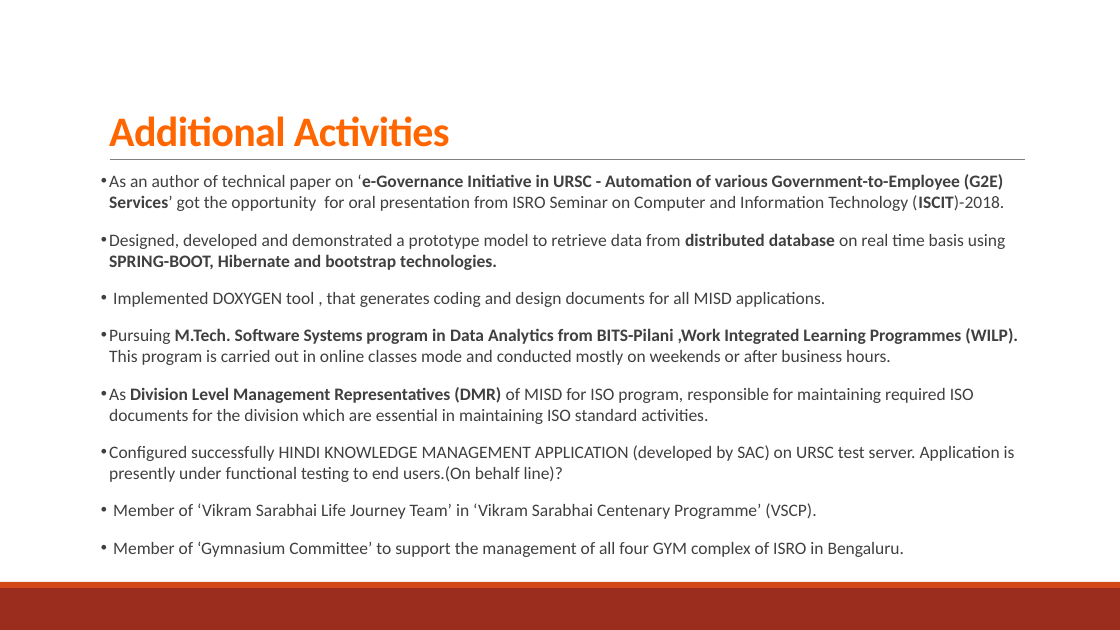
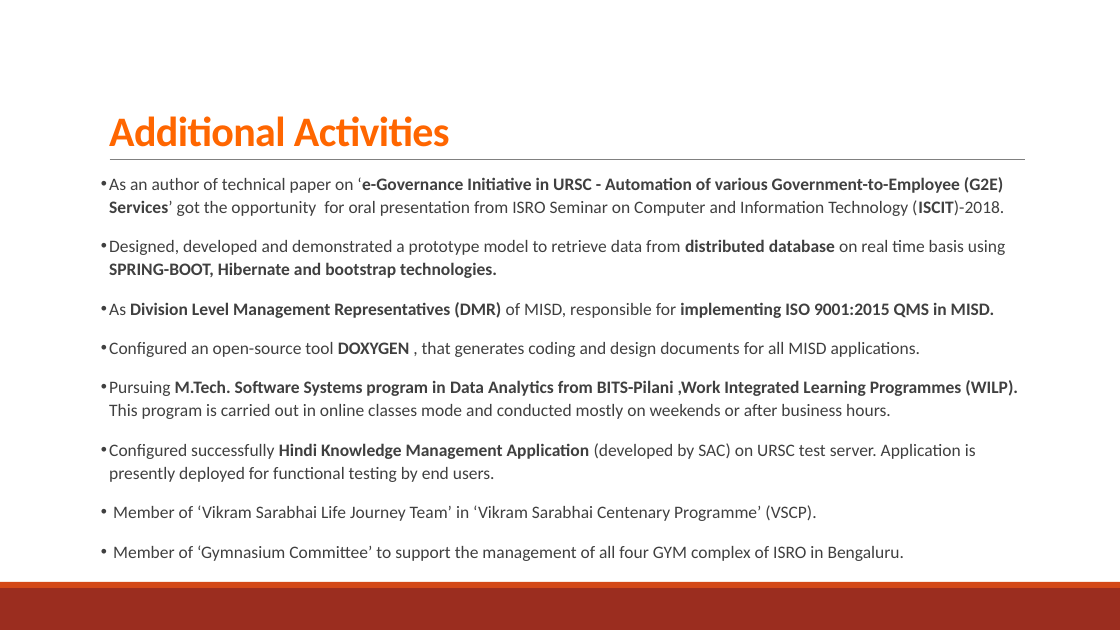
Before and after one commit to NavdeepGarg/DPC_Repo, a slide deck: slide 7 of handOutSources/navdeep.pptx. Drawn at 1120x630 pixels with LibreOffice and Linux fonts; fonts in the diff are those of the drawing. Boxes give left, top, right and bottom in pixels: in the first picture for what was removed or moved away, otherwise in the second. Text is boxed around its words. In the diff, an @@ line names an element or a change of style, - is before the commit and + after.

```diff
--- a/handOutSources/navdeep.pptx
+++ b/handOutSources/navdeep.pptx
@@ text at box(109, 177, 1018, 561): line spacing 1 to 1.1 @@
@@ text at box(109, 302, 995, 357): text changed @@
-• Implemented DOXYGEN tool , that generates coding and design documents for all MISD applications.
+• As Division Level Management Representatives (DMR) of MISD, responsible for implementing ISO 9001:2015 QMS in MISD.
+• Configured an open-source tool DOXYGEN , that generates coding and design documents for all MISD applications.
@@ text at box(109, 443, 976, 482): text changed @@
-• As Division Level Management Representatives (DMR) of MISD for ISO program, responsible for maintaining required ISO documents for the division which are essential in maintaining ISO standard activities.
-• Configured successfully HINDI KNOWLEDGE MANAGEMENT APPLICATION (developed by SAC) on URSC test server. Application is presently under functional testing to end users.(On behalf line)?
+• Configured successfully Hindi Knowledge Management Application (developed by SAC) on URSC test server. Application is presently deployed for functional testing by end users.
```
Also in this commit, not shown: 3 other slides changed, 1 slide added.
